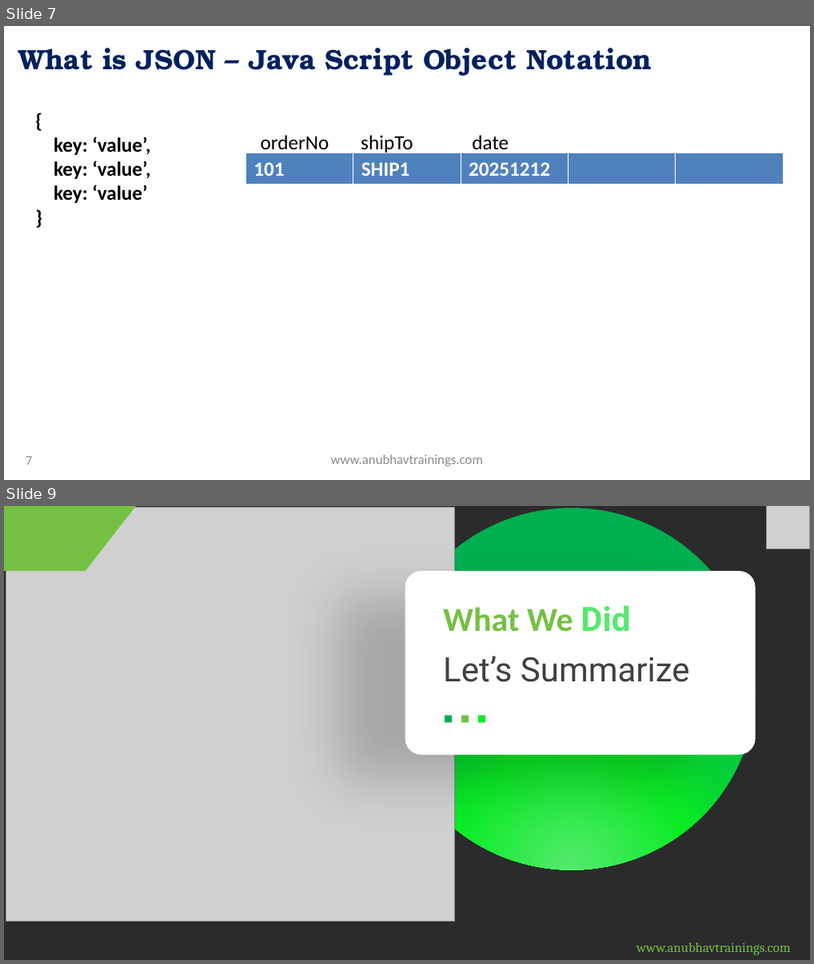
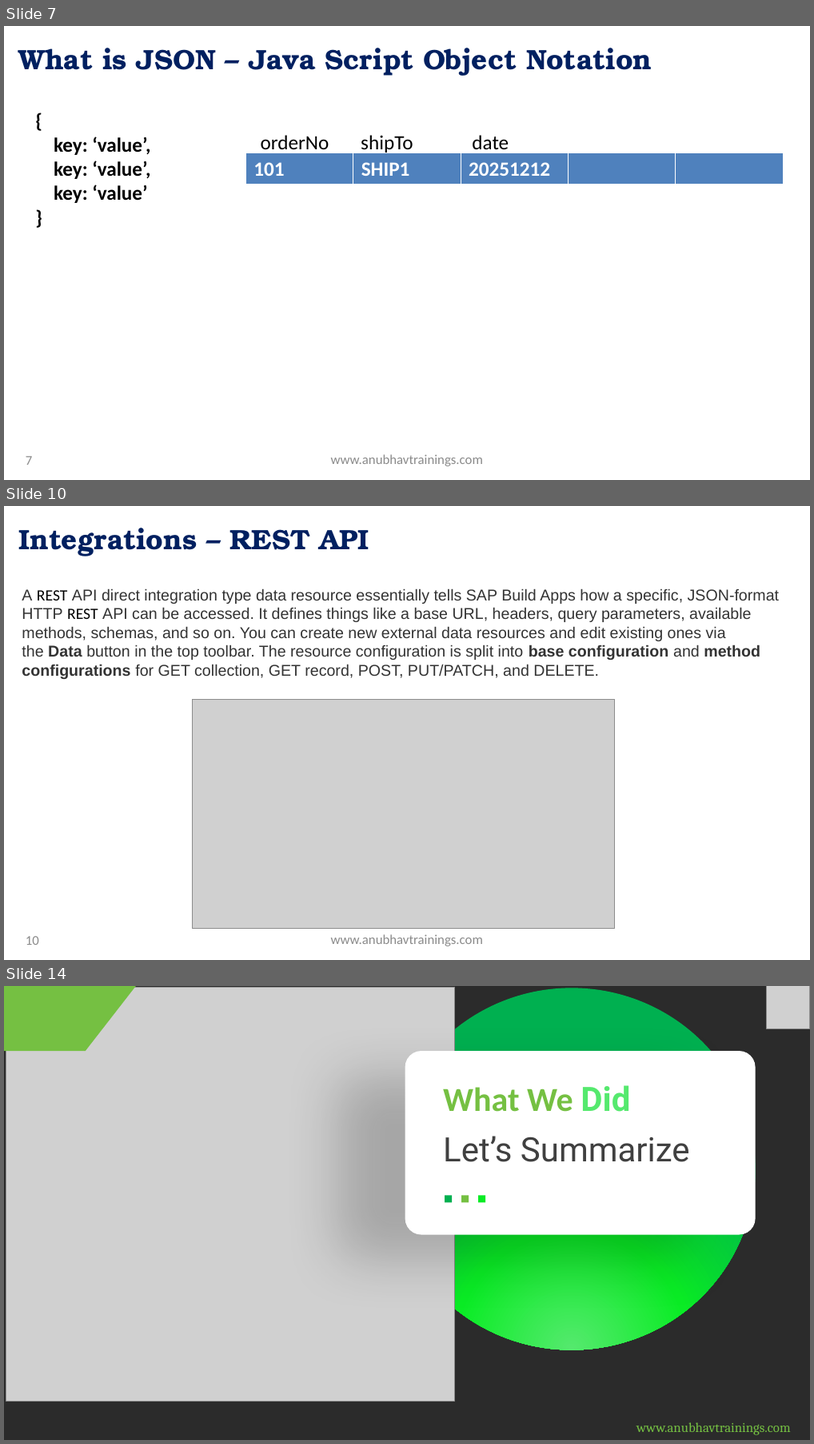
Before and after one commit to soyuztechnologies/SAP_Build_End_to_End, a slide deck: Day 21/SAP Build Training Day 21.pptx. Shown one above the other, each under a label of ours: slides 7 and 9 before the commit, slides 7, 10 and 14 after it; the slides between them are not shown. The pictures are 814x964 and 814x1444 pixels, drawn with LibreOffice and Linux fonts; fonts in the diff are those of the drawing; grey boxes stand for pictures; background and template pictures are left out; a plain dark background stands for a picture behind light text. Boxes give left, top, right and bottom in pixels: in the first picture for what was removed or moved away, otherwise in the second. Text is boxed around its words. In the diff, an @@ line names an element or a change of style, - is before the commit and + after.

Commit message:
Auto bot updater Build Course

```diff
--- a/Day 21/SAP Build Training Day 21.pptx
+++ b/Day 21/SAP Build Training Day 21.pptx
@@ slide 10 added at box(4, 506, 810, 960), background picture (left out) @@
@@ title added at box(18, 528, 370, 556), 25 pt, text gradient #002060 to #0070C0, bold @@
+Integrations – REST API
@@ text added at box(22, 588, 779, 679), 14 pt, text #333333 @@
+A REST API direct integration type data resource essentially tells SAP Build Apps how a specific, JSON-format HTTP REST API can be accessed. It defines things like a base URL, headers, query parameters, available methods, schemas, and so on. You can create new external data resources and edit existing ones via the Data button in the top toolbar. The resource configuration is split into base configuration and method configurations for GET collection, GET record, POST, PUT/PATCH, and DELETE.
@@ picture added at box(192, 700, 614, 928) @@
@@ page number added at box(26, 936, 39, 944), 12 pt, text #8C8C8C @@
+10
@@ text added at box(331, 934, 483, 946), 12 pt, text #8C8C8C @@
+www.anubhavtrainings.com
@@ what was slide 9 is now slide 14 @@
```
Also in this commit, not shown: 4 other slides added, 2 other files.
